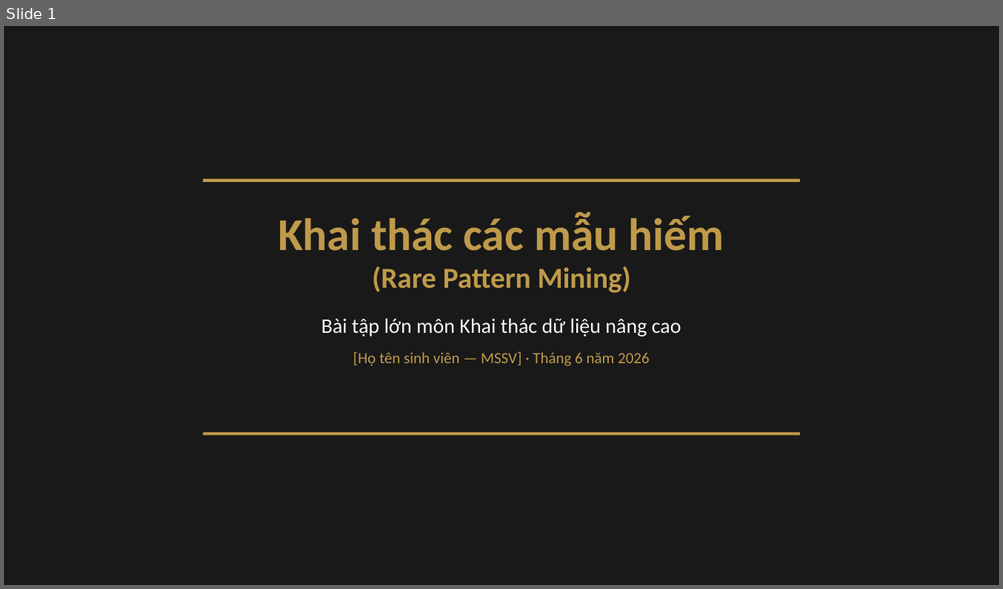
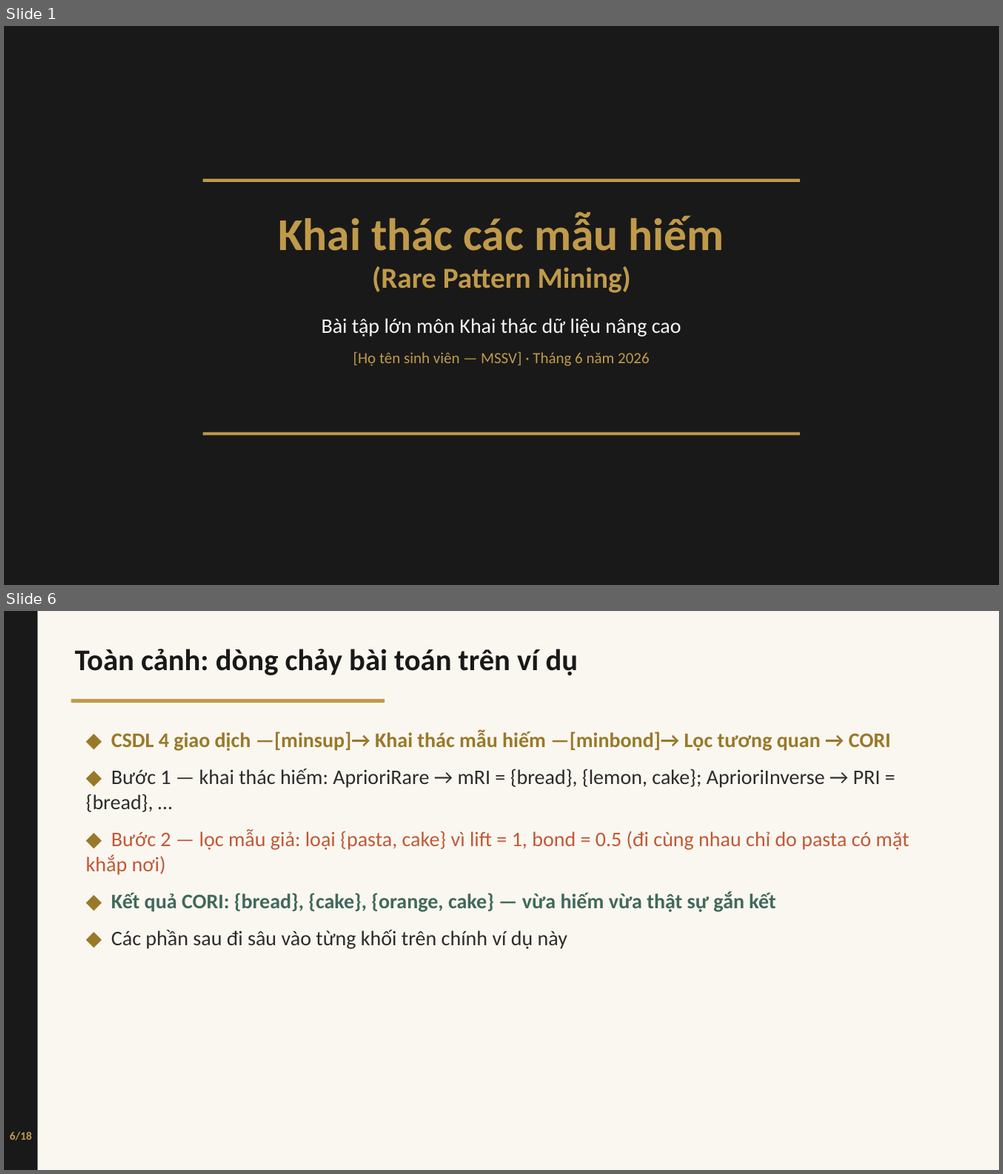
Before and after one commit to canhcutcon/advantage_data_mining, a slide deck: slides/presentation_v2.pptx. Shown one above the other, each under a label of ours: slide 1 before the commit, slides 1 and 6 after it; the slides between them are not shown. The pictures are 1003x589 and 1003x1174 pixels, drawn with LibreOffice and Linux fonts; fonts in the diff are those of the drawing. Boxes give left, top, right and bottom in pixels: in the first picture for what was removed or moved away, otherwise in the second. Text is boxed around its words. In the diff, an @@ line names an element or a change of style, - is before the commit and + after.

```diff
--- a/slides/presentation_v2.pptx
+++ b/slides/presentation_v2.pptx
@@ slide 6 added at (x1=4, y1=611, x2=999, y2=1170), background #FAF7F0 @@
@@ rectangle added at (x1=4, y1=611, x2=37, y2=1170), fill #191919 @@
@@ text added at (x1=75, y1=649, x2=578, y2=675), 29 pt, text #191919, bold @@
+Toàn cảnh: dòng chảy bài toán trên ví dụ
@@ rectangle added at (x1=71, y1=699, x2=384, y2=703), fill #BF9A4A @@
@@ text added at (x1=86, y1=729, x2=909, y2=949), 20 pt, text #2C2C2C @@
+◆ CSDL 4 giao dịch —[minsup]→ Khai thác mẫu hiếm —[minbond]→ Lọc tương quan → CORI
+◆ Bước 1 — khai thác hiếm: AprioriRare → mRI = {bread}, {lemon, cake}; AprioriInverse → PRI = {bread}, …
+◆ Bước 2 — lọc mẫu giả: loại {pasta, cake} vì lift = 1, bond = 0.5 (đi cùng nhau chỉ do pasta có mặt khắp nơi)
+◆ Kết quả CORI: {bread}, {cake}, {orange, cake} — vừa hiếm vừa thật sự gắn kết
+◆ Các phần sau đi sâu vào từng khối trên chính ví dụ này
@@ text added at (x1=10, y1=1132, x2=32, y2=1141), 11 pt, text #BF9A4A, bold @@
+6/18
```
Also in this commit, not shown: 15 slides changed, 12 other files.
